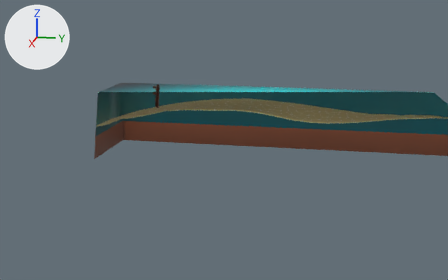
An edit to the FBX model IslandGame/Assets/Models/Placeholder/Island.fbx, drawn before and after from the same camera.
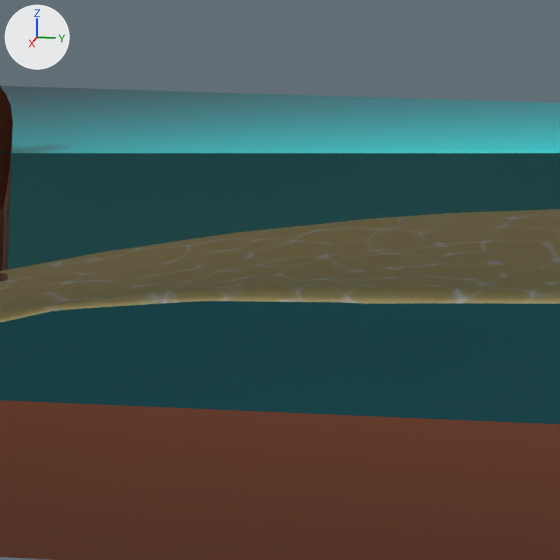
Old and new are each drawn from a camera (50 mm lens) standing at (42.31, 3.1, 8.67) and looking at (-13.56, -8.07, -5.3) and again close up on the part from 35% to 51% of the width and 26% to 51% of the height. The lights are fixed; the arrows at upper left show +X, +Y and +Z. Everything nearer to the camera than a plane just in front of the edit is cut away. Where no turn or scale is listed for an object, it has been applied to the vertices.

Objects in the first close-up: 'Ground', 'Jetty', 'Water'.
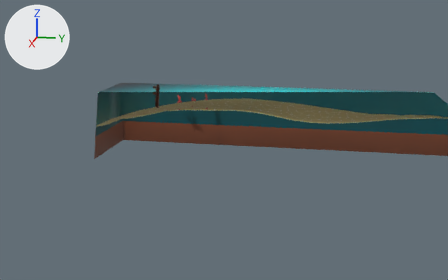
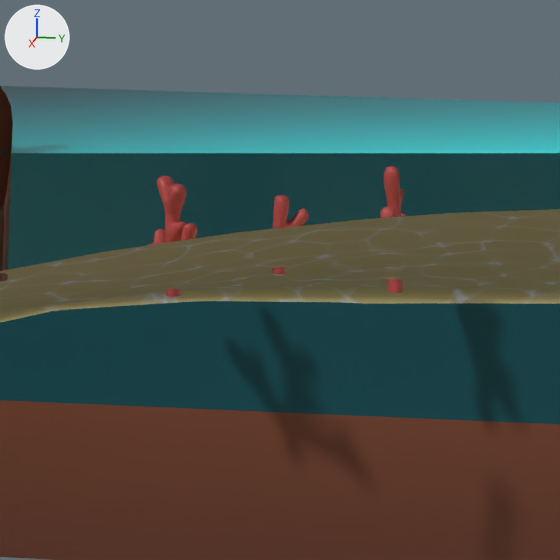
Commit message: Added Coral

What differs and where, as boxes [x1, y1, x2, y2] in the close-ups (560 x 560 px):
'Coral', added (red): after [148, 166, 408, 297]

What the commit changed:
Picture 'beachBall.png' (img_beachball_png) is new.
Material 'lambert1' (mat_lambert1) is new.
Its texture is img_beachball_png (with its transparency).
Mesh me_mesh_1 is new.
It has 875 vertices, 860 faces and spans x -0.94..0.94, y -1.57..1.57, z -0.8..0.8.
It uses material mat_lambert1 (picture img_beachball_png).
Object 'Coral' (ob_coral) is new; it shows me_mesh_1.
Its location is (-13.77, -11.37, -1.84).
